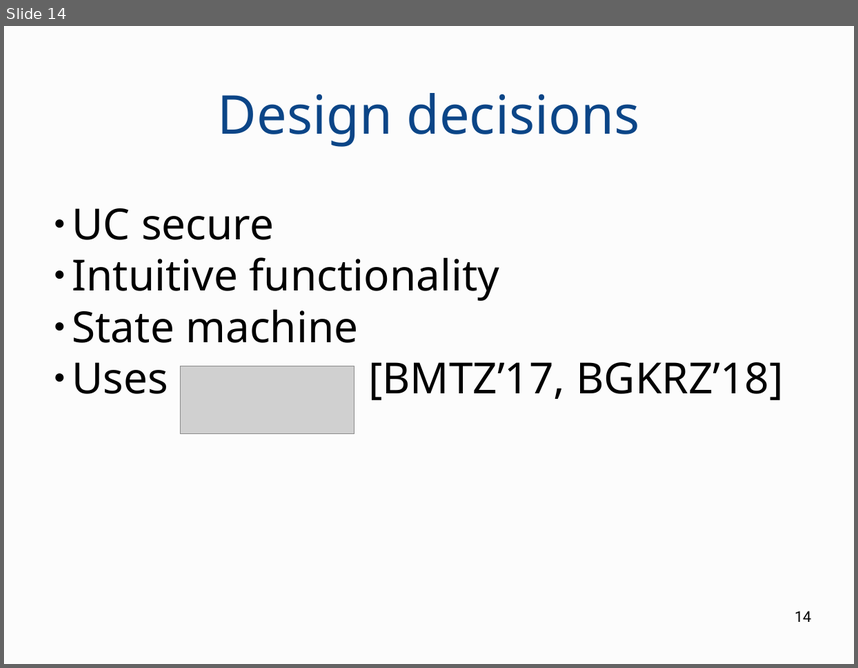
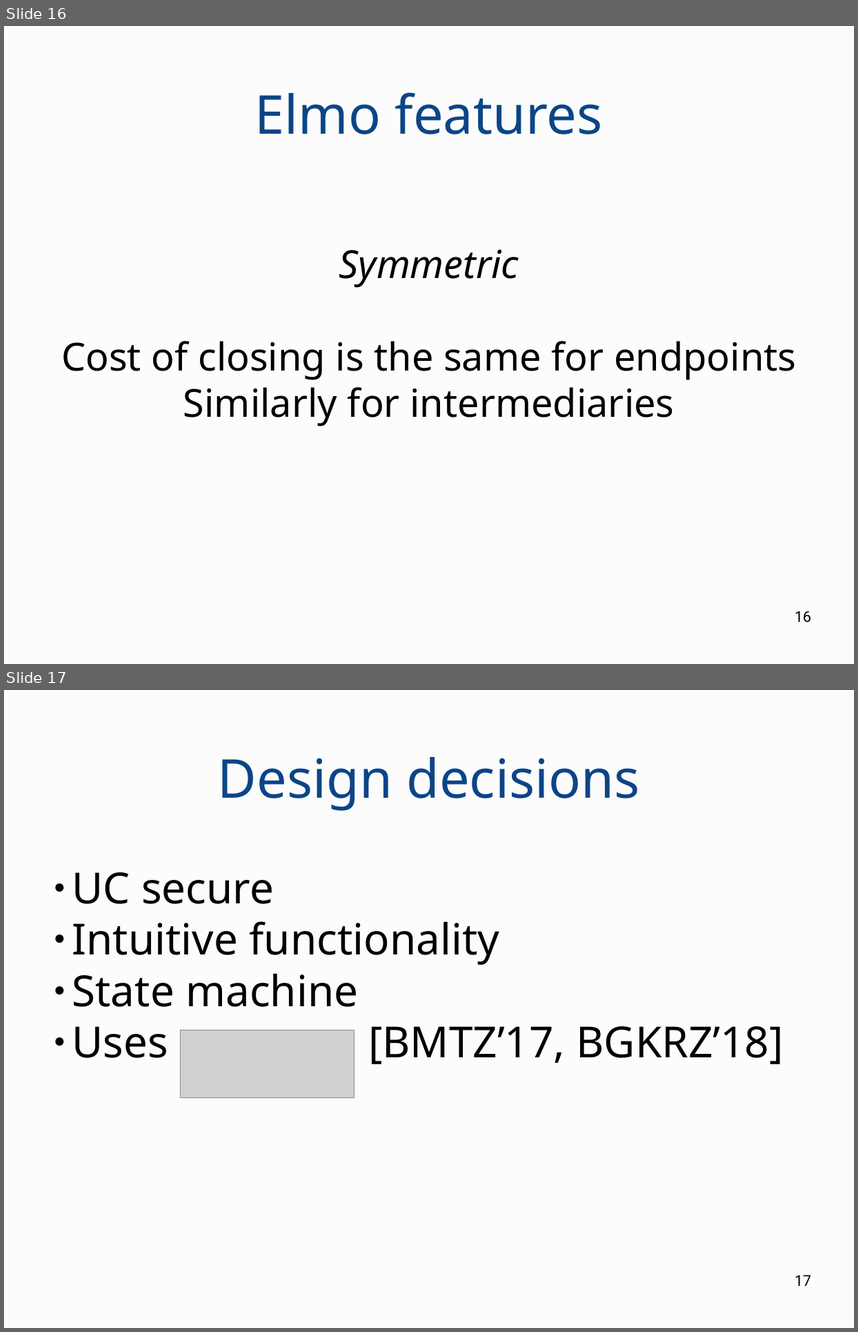
Before and after one commit to OrfeasLitos/virtual-payment-channels, a slide deck: slides/presentation.odp. Shown one above the other, each under a label of ours: slide 14 before the commit, slides 16 and 17 after it. The pictures are 858x668 and 858x1332 pixels, drawn with LibreOffice and Linux fonts; fonts in the diff are those of the drawing; grey boxes stand for pictures. Boxes give left, top, right and bottom in pixels: in the first picture for what was removed or moved away, otherwise in the second. Text is boxed around its words. In the diff, an @@ line names an element or a change of style, - is before the commit and + after.

Commit message:
Write Elmo features in slides

```diff
--- a/slides/presentation.odp
+++ b/slides/presentation.odp
@@ slide 16 added at (x1=4, y1=26, x2=854, y2=664), background #FCFCFC @@
@@ title added at (x1=255, y1=92, x2=602, y2=134), 50 pt, text #0B4587 @@
+Elmo features
@@ subtitle added at (x1=61, y1=250, x2=796, y2=426), 36 pt, text #000000 @@
+Symmetric
+Cost of closing is the same for endpoints Similarly for intermediaries
@@ page number added at (x1=795, y1=610, x2=811, y2=622), 14 pt, text #000000 @@
+16
@@ what was slide 14 is now slide 17 @@
@@ page number at (x1=795, y1=1274, x2=811, y2=1285): text changed @@
-14
+17
```
Also in this commit, not shown: 11 slides changed, 2 other slides added.
